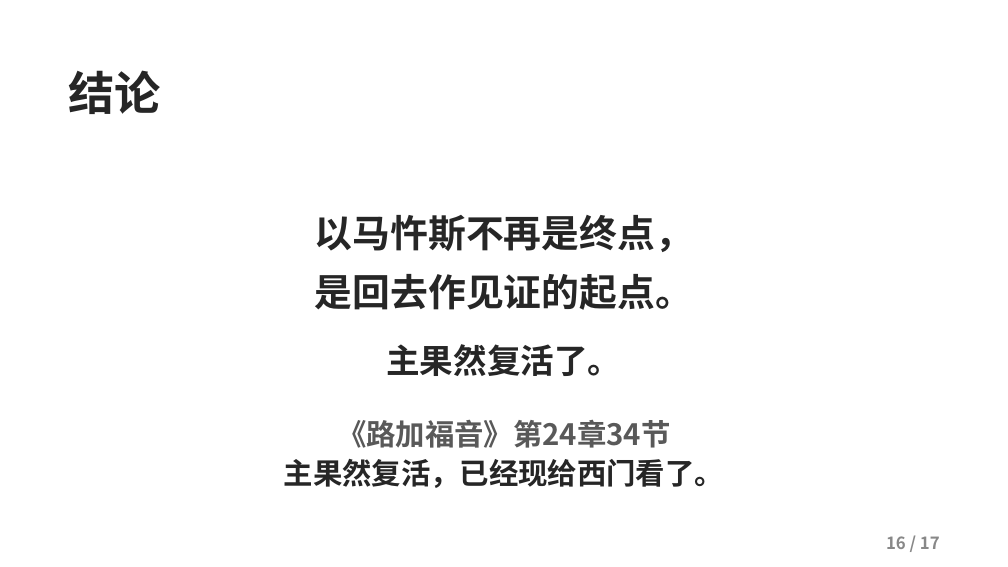
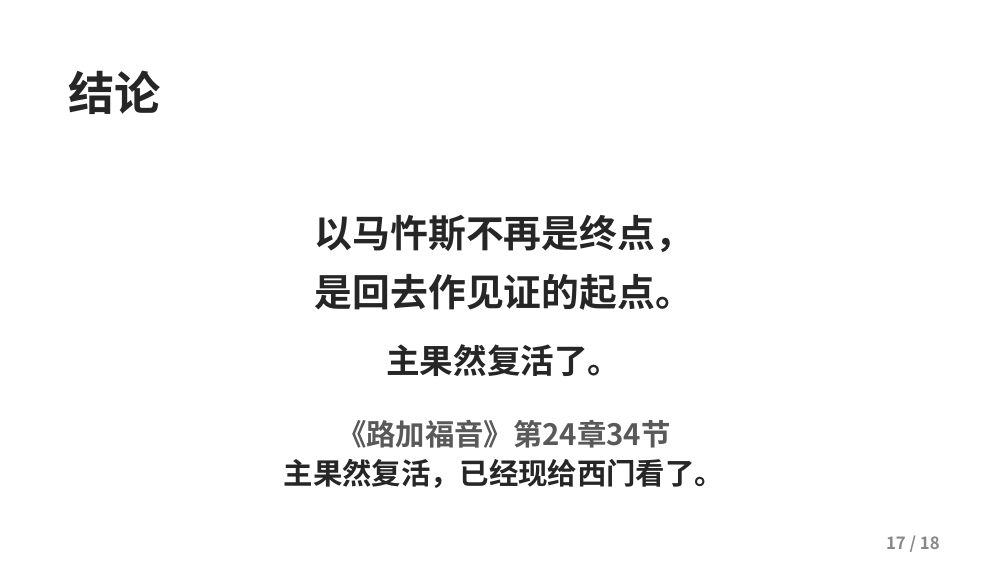
Before and after one commit to kaylechou/propresenter-lyric-tool, a slide deck: slide 17 of docs/从灰心到见证.pptx (slide 16 before the commit). Drawn at 1008x567 pixels with LibreOffice and Linux fonts; fonts in the diff are those of the drawing; background and template pictures are left out. Boxes give left, top, right and bottom in pixels: in the first picture for what was removed or moved away, otherwise in the second. Text is boxed around its words. In the diff, an @@ line names an element or a change of style, - is before the commit and + after.

```diff
--- a/docs/从灰心到见证.pptx
+++ b/docs/从灰心到见证.pptx
@@ text at (x1=886, y1=536, x2=940, y2=549): text changed @@
-16 / 17
+17 / 18
```
Also in this commit, not shown: 16 other slides changed, 1 slide added.
